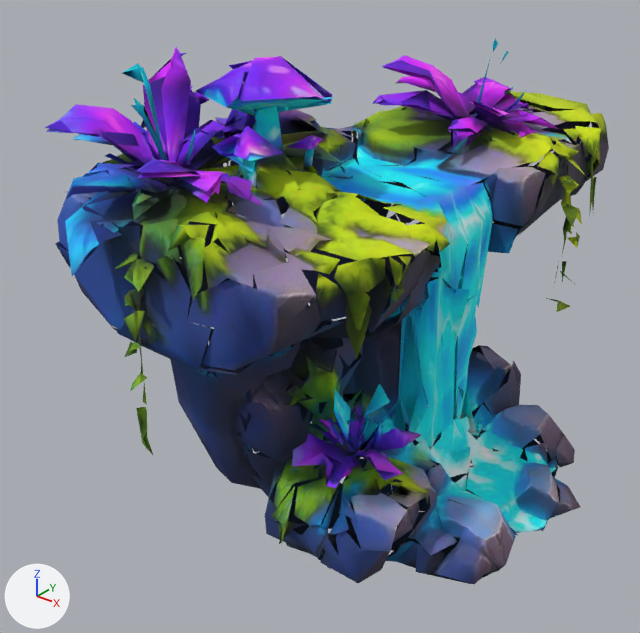
The glTF model public/meu-mundo/jetpack/floresta/ilha.glb as it was, and as the next commit left it.
The view is the same before and after, from a camera (50 mm lens) standing at (1.046, -1.494, 1.282) and looking at (-0.067, -0.103, 0.42). The axes (+X, +Y, +Z) are drawn at lower left. The lights are the same throughout. The picture after the commit comes second. Vertices at exactly the same position are counted once.

Names of what the first picture shows: 'ilha'.
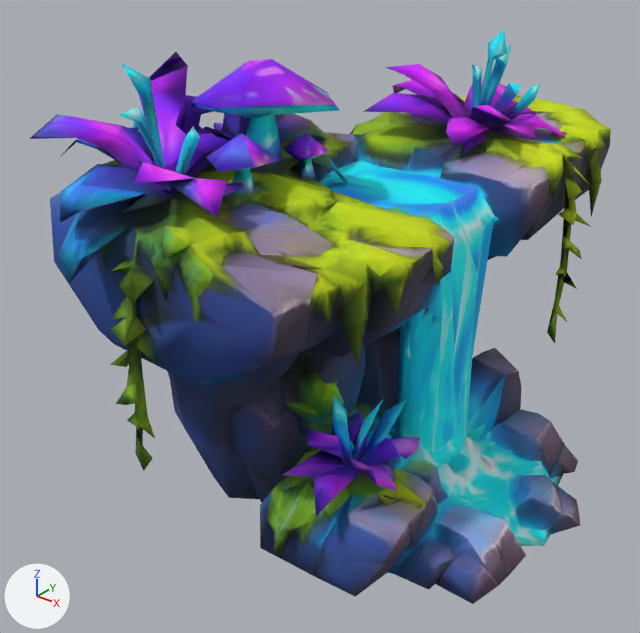
Location of each change, (x1, y1, x2, y2) in pixels of the pictures (640 x 633 px):
'ilha', reshaped
    before: (44, 38, 609, 584)
    after: (29, 30, 611, 604)
part 1 of me_tripo_mesh_8d8114cc_90dc_40b6_b712_e059879e7863, rebuilt (42% wider, 24% taller)
    before: (170, 121, 580, 584)
    after: (29, 30, 611, 604)
part 2 of me_tripo_mesh_8d8114cc_90dc_40b6_b712_e059879e7863, deleted
    before: (44, 38, 609, 584)

What changed in the scene script:
```text
Change me_tripo_mesh_8d8114cc_90dc_40b6_b712_e059879e7863:
    used by ob_ilha; location = (0.0, 0.0, 0.0)
    remove me_tripo_mesh_8d8114cc_90dc_40b6_b712_e059879e7863.from_pydata(...)  # 3611 vertices, 3000 faces; spans x -0.502..0.502, y -0.62..0.62, z 0.0..0.998
    add me_tripo_mesh_8d8114cc_90dc_40b6_b712_e059879e7863.from_pydata(...)  # 1437 vertices, 3000 faces; spans x -0.514..0.514, y -0.624..0.624, z 0.0..1.0
    me_tripo_mesh_8d8114cc_90dc_40b6_b712_e059879e7863 part 1: the loose piece of 425 vertices spanning x -0.433..0.502, y -0.423..0.332, z 0.018..0.795 is rebuilt with 1437 vertices and now spans x -0.514..0.514, y -0.624..0.624, z 0.0..1.0
    me_tripo_mesh_8d8114cc_90dc_40b6_b712_e059879e7863 part 2: 334 loose pieces with 3186 vertices, spanning x -0.502..0.473, y -0.62..0.62, z 0.0..0.998, are deleted
```
